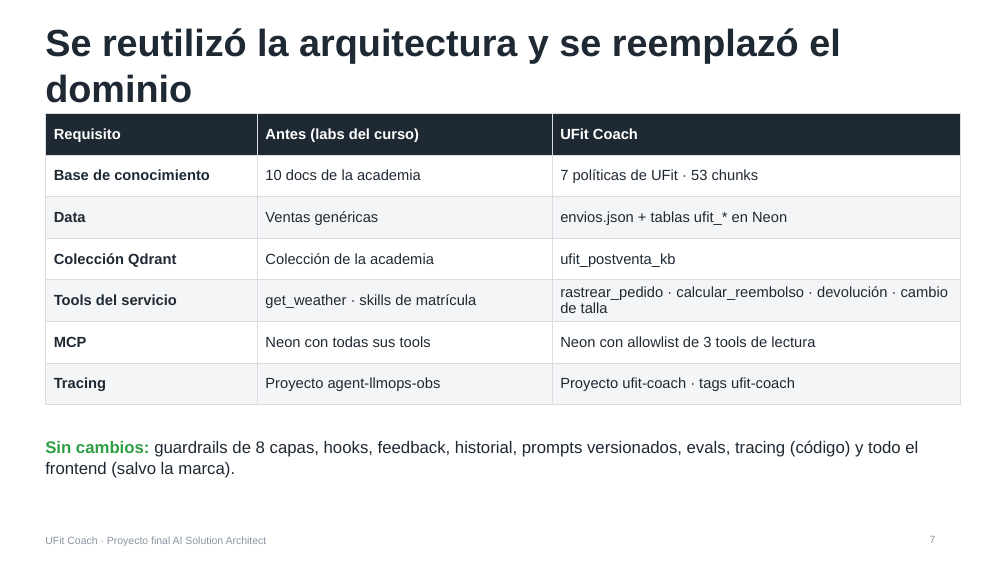
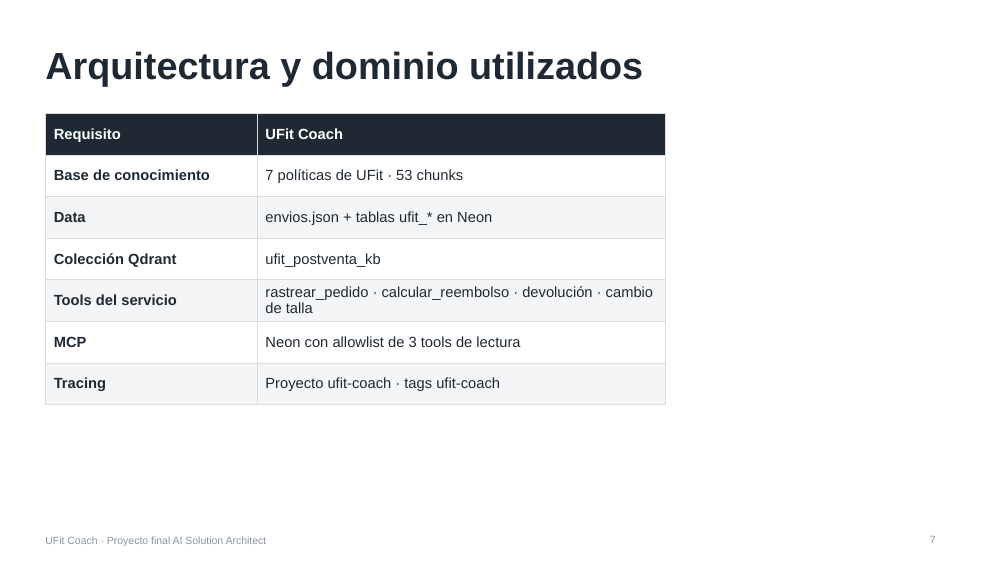
Before and after one commit to emmanuelbl0491-sys/shopcare-agent, a slide deck: slide 7 of presentacion/UFit_Coach.pptx. Drawn at 1008x567 pixels with LibreOffice and Linux fonts; fonts in the diff are those of the drawing. Boxes give left, top, right and bottom in pixels: in the first picture for what was removed or moved away, otherwise in the second. Text is boxed around its words. In the diff, an @@ line names an element or a change of style, - is before the commit and + after.

```diff
--- a/presentacion/UFit_Coach.pptx
+++ b/presentacion/UFit_Coach.pptx
@@ title at (45, 51, 643, 86): text changed @@
-Se reutilizó la arquitectura y se reemplazó el dominio
+Arquitectura y dominio utilizados
@@ table at (45, 113, 665, 395) @@
-column 2: Antes (labs del curso) | 10 docs de la academia | Ventas genéricas | Colección de la academia | get_weather · skills de matrícula | Neon con todas sus tools | Proyecto agent-llmops-obs
@@ table: place and size @@
-table at (45, 113, 960, 395)
+table at (45, 113, 665, 395)
@@ text removed at (45, 440, 918, 478) @@
-Sin cambios: guardrails de 8 capas, hooks, feedback, historial, prompts versionados, evals, tracing (código) y todo el frontend (salvo la marca).
```
Also in this commit, not shown: 3 other slides changed, 1 other file.
